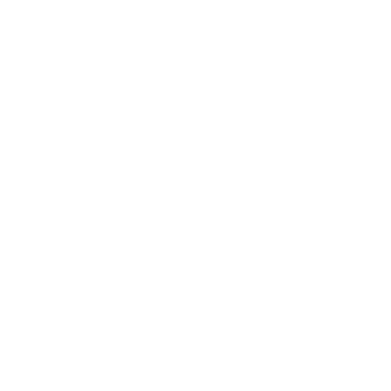
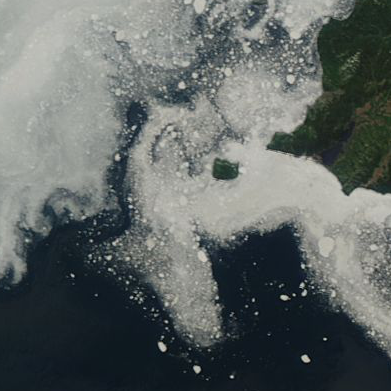
Layer changes from the first 391px x 391px image to the second:
added layer "419_sea_of_okhostk_100km_20130629.terra.truecolor.250m" above "Background" over [0, 0, 391, 391]
